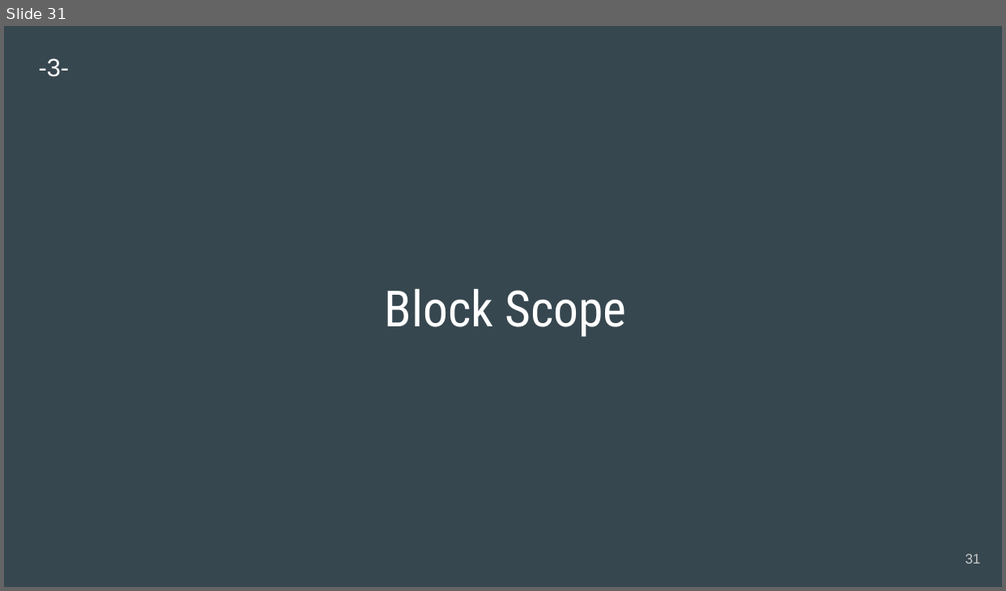
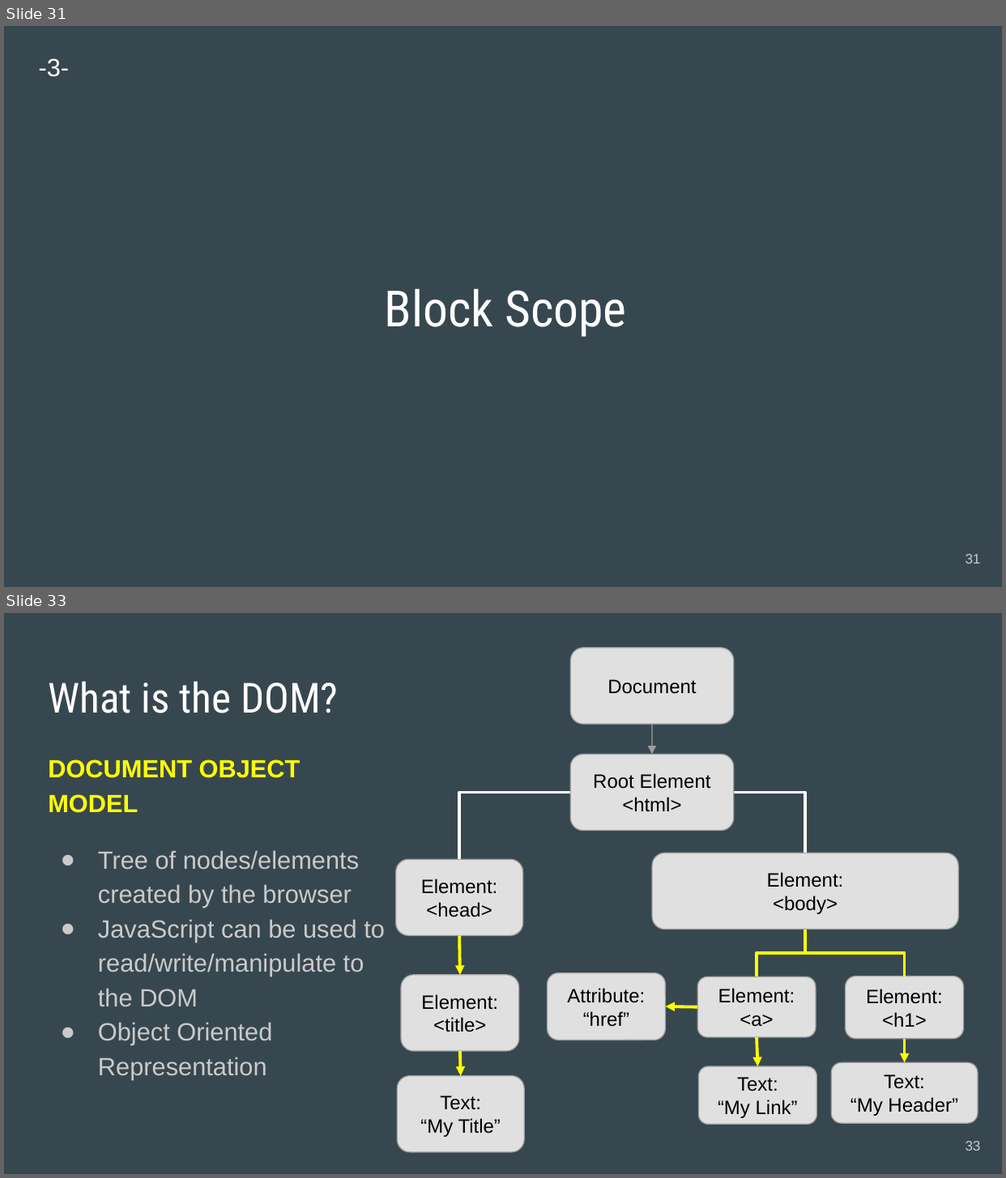
Before and after one commit to engwsalama/webdev_js, a slide deck: 2020-WebDev_js.pptx. Shown one above the other, each under a label of ours: slide 31 before the commit, slides 31 and 33 after it; the slides between them are not shown. The pictures are 1006x591 and 1006x1178 pixels, drawn with LibreOffice and Linux fonts; fonts in the diff are those of the drawing. Boxes give left, top, right and bottom in pixels: in the first picture for what was removed or moved away, otherwise in the second. Text is boxed around its words. In the diff, an @@ line names an element or a change of style, - is before the commit and + after.

Commit message:
pptx

```diff
--- a/2020-WebDev_js.pptx
+++ b/2020-WebDev_js.pptx
@@ slide 33 added at [4, 613, 1002, 1174], background #37474F @@
@@ rounded rectangle added at [571, 648, 734, 725], fill #E0E0E0, outline #9E9E9E 0.75 pt, 14 pt, text #000000 @@
+Document
@@ title added at [48, 681, 338, 713], 30 pt, text #FFFFFF @@
+What is the DOM?
@@ arrow added from (652, 724) to (652, 755), #9E9E9E 0.75 pt @@
@@ rounded rectangle added at [571, 755, 734, 832], fill #E0E0E0, outline #9E9E9E 0.75 pt, 14 pt, text #000000 @@
+Root Element
+<html>
@@ text added at [48, 760, 385, 1080], 18 pt, text #CACACA @@
+DOCUMENT OBJECT MODEL
+● Tree of nodes/elements created by the browser
+● JavaScript can be used to read/write/manipulate to the DOM
+● Object Oriented Representation
@@ elbow line added from (571, 793) to (459, 859), #FFFFFF 2.25 pt @@
@@ elbow line added from (734, 793) to (805, 854), #FFFFFF 2.25 pt @@
@@ rounded rectangle added at [652, 854, 958, 931], fill #E0E0E0, outline #9E9E9E 0.75 pt, 14 pt, text #000000 @@
+Element:
+<body>
@@ rounded rectangle added at [396, 859, 523, 936], fill #E0E0E0, outline #9E9E9E 0.75 pt, 14 pt, text #000000 @@
+Element:
+<head>
@@ arrow added from (459, 935) to (460, 975), #FFFF00 2.25 pt @@
@@ elbow line added from (805, 930) to (756, 977), #FFFF00 2.25 pt @@
@@ elbow line added from (805, 930) to (904, 976), #FFFF00 2.25 pt @@
@@ rounded rectangle added at [401, 975, 519, 1052], fill #E0E0E0, outline #9E9E9E 0.75 pt, 14 pt, text #000000 @@
+Element:
+<title>
@@ rounded rectangle added at [547, 973, 665, 1040], fill #E0E0E0, outline #9E9E9E 0.75 pt, 14 pt, text #000000 @@
+Attribute:
+“href”
@@ rounded rectangle added at [846, 976, 963, 1039], fill #E0E0E0, outline #9E9E9E 0.75 pt, 14 pt, text #000000 @@
+Element:
+<h1>
@@ rounded rectangle added at [697, 977, 816, 1038], fill #E0E0E0, outline #9E9E9E 0.75 pt, 14 pt, text #000000 @@
+Element:
+<a>
@@ arrow added from (697, 1007) to (666, 1007), #FFFF00 2.25 pt @@
@@ arrow added from (756, 1037) to (757, 1067), #FFFF00 2.25 pt @@
@@ arrow added from (904, 1039) to (904, 1063), #FFFF00 2.25 pt @@
@@ arrow added from (460, 1051) to (461, 1076), #FFFF00 2.25 pt @@
@@ rounded rectangle added at [698, 1067, 816, 1125], fill #E0E0E0, outline #9E9E9E 0.75 pt, 14 pt, text #000000 @@
+Text:
+“My Link”
@@ rounded rectangle added at [831, 1063, 978, 1124], fill #E0E0E0, outline #9E9E9E 0.75 pt, 14 pt, text #000000 @@
+Text:
+“My Header”
@@ rounded rectangle added at [397, 1076, 524, 1153], fill #E0E0E0, outline #9E9E9E 0.75 pt, 14 pt, text #000000 @@
+Text:
+“My Title”
@@ page number added at [965, 1141, 981, 1151], 10 pt, text #CACACA @@
+33
```
Also in this commit, not shown: 11 other slides added.
